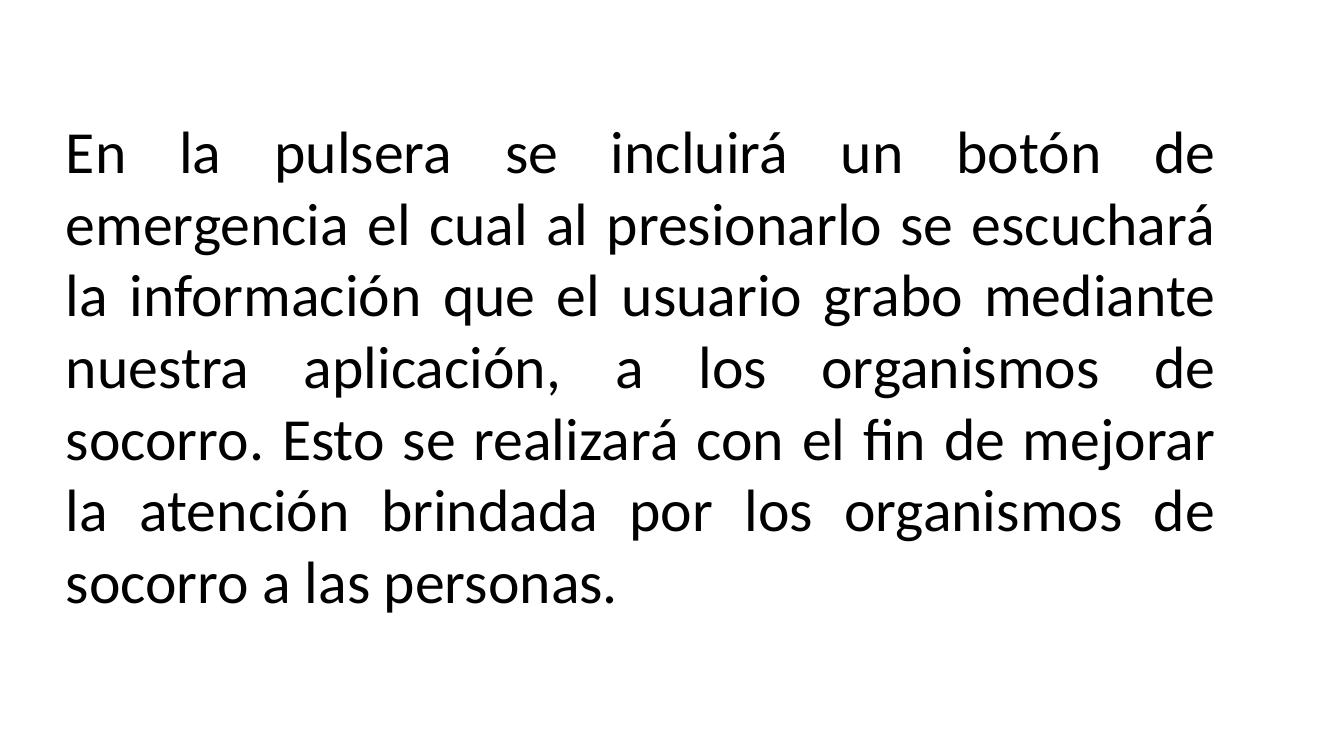
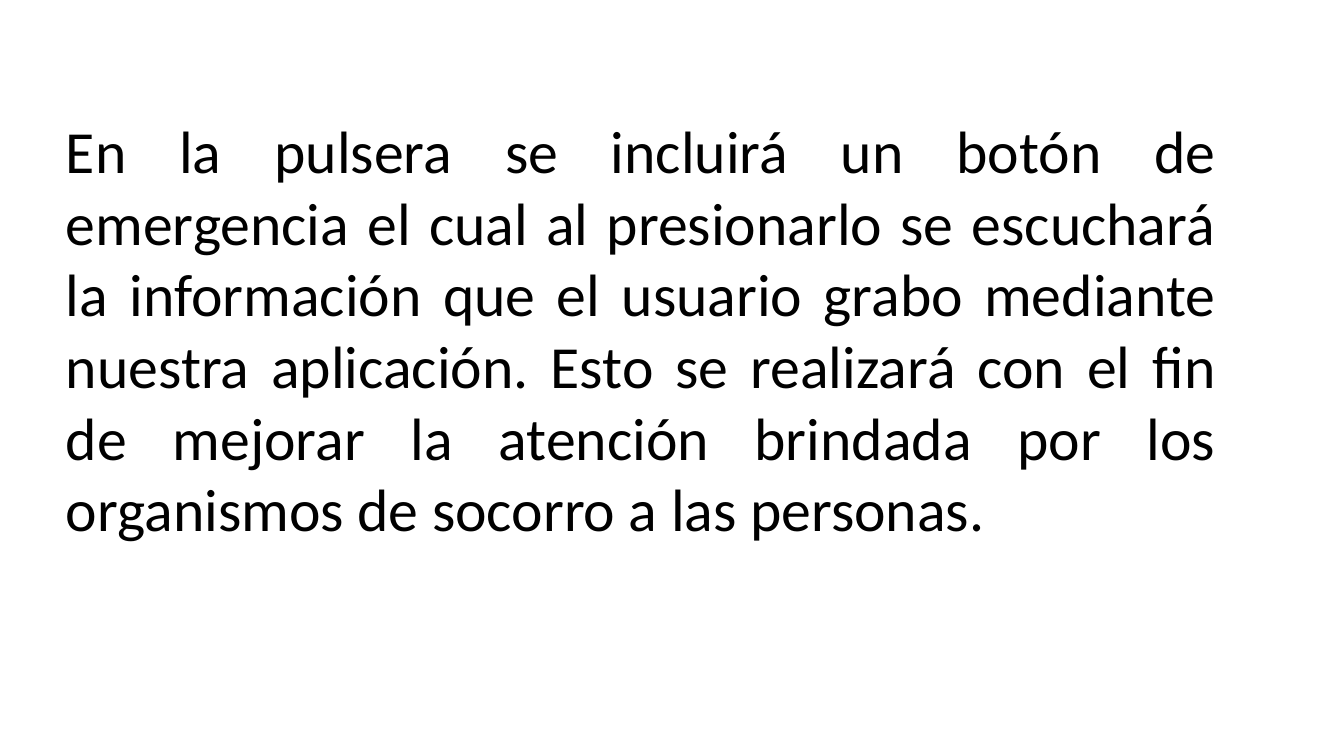
Before and after one commit to Dalvarez491/IdHand, a slide deck: slide 5 of Justificación/IdHand deapositivas.pptx. Drawn at 1344x756 pixels with LibreOffice and Linux fonts; fonts in the diff are those of the drawing; background and template pictures are left out. Boxes give left, top, right and bottom in pixels: in the first picture for what was removed or moved away, otherwise in the second. Text is boxed around its words. In the diff, an @@ line names an element or a change of style, - is before the commit and + after.

```diff
--- a/Justificación/IdHand deapositivas.pptx
+++ b/Justificación/IdHand deapositivas.pptx
@@ text at <box>66,131,1216,542</box>: text changed @@
-En la pulsera se incluirá un botón de emergencia el cual al presionarlo se escuchará la información que el usuario grabo mediante nuestra aplicación, a los organismos de socorro. Esto se realizará con el fin de mejorar la atención brindada por los organismos de socorro a las personas.
+En la pulsera se incluirá un botón de emergencia el cual al presionarlo se escuchará la información que el usuario grabo mediante nuestra aplicación. Esto se realizará con el fin de mejorar la atención brindada por los organismos de socorro a las personas.
```
Also in this commit, not shown: 2 other slides changed, 1 slide added, 1 other file.
